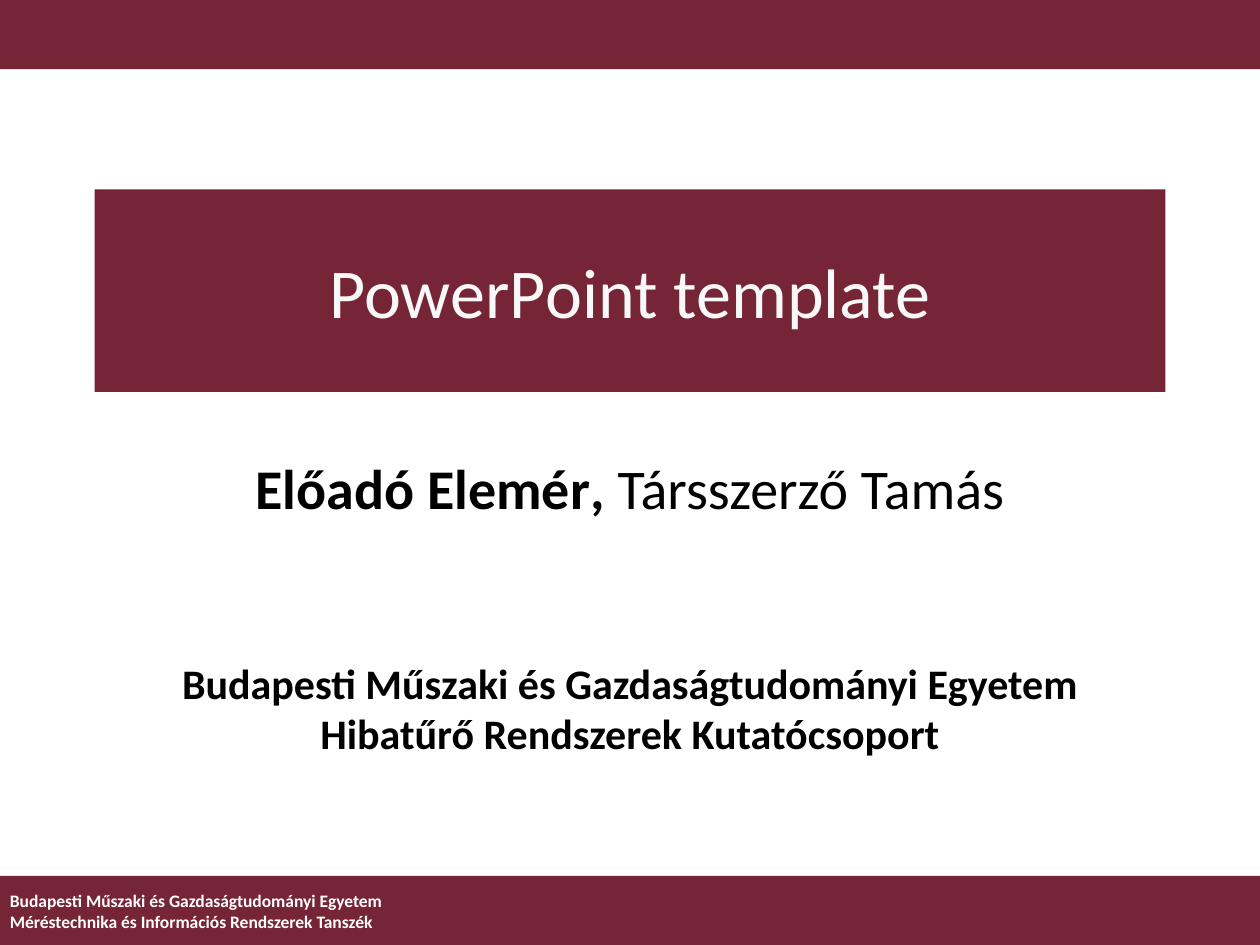
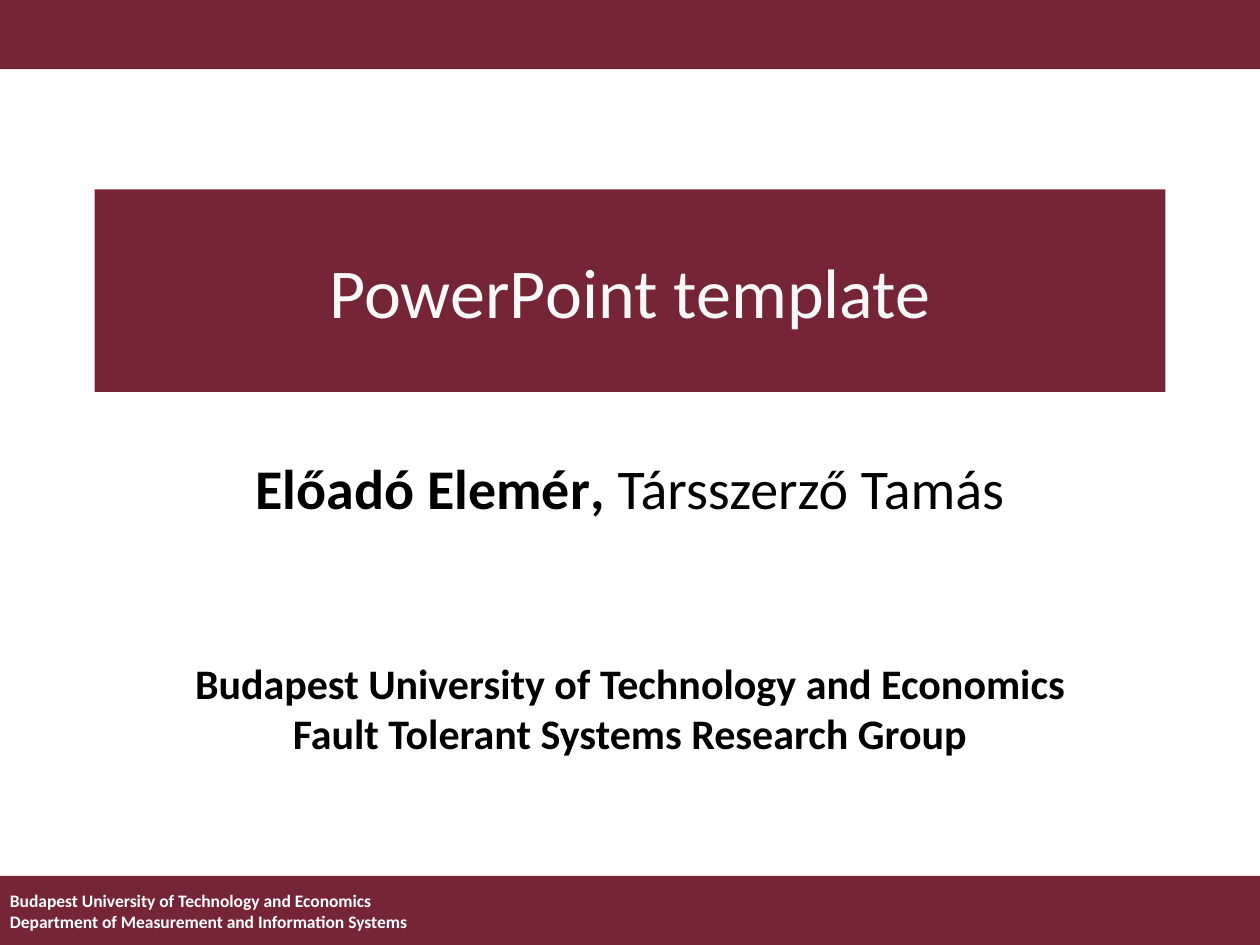
Before and after one commit to ftsrg/templates, a slide deck: slide 1 of templates/ftsrg-presentation.pptx. Drawn at 1260x945 pixels with LibreOffice and Linux fonts; fonts in the diff are those of the drawing; background and template pictures are left out. Boxes give left, top, right and bottom in pixels: in the first picture for what was removed or moved away, otherwise in the second. Text is boxed around its words. In the diff, an @@ line names an element or a change of style, - is before the commit and + after.

```diff
--- a/templates/ftsrg-presentation.pptx
+++ b/templates/ftsrg-presentation.pptx
@@ text at [195,669,1065,756]: text changed @@
-Budapesti Műszaki és Gazdaságtudományi Egyetem
-Hibatűrő Rendszerek Kutatócsoport
+Budapest University of Technology and Economics
+Fault Tolerant Systems Research Group
@@ text at [10,894,407,931]: text changed @@
-Budapesti Műszaki és Gazdaságtudományi Egyetem
-Méréstechnika és Információs Rendszerek Tanszék
+Budapest University of Technology and Economics
+Department of Measurement and Information Systems
```
